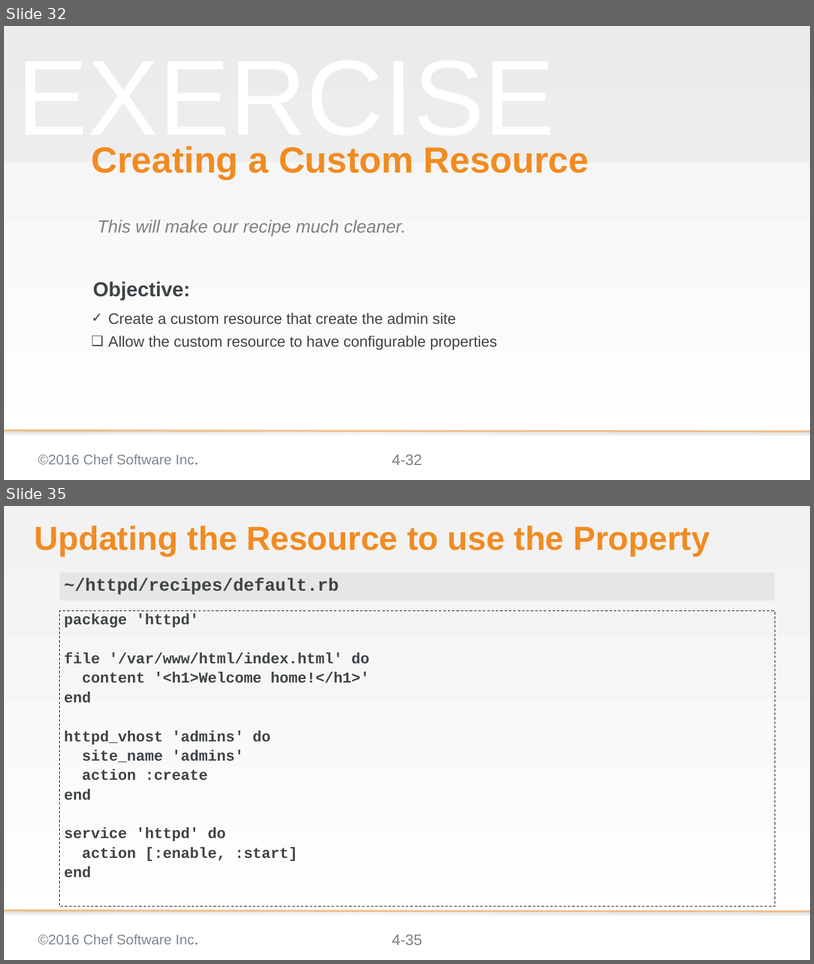
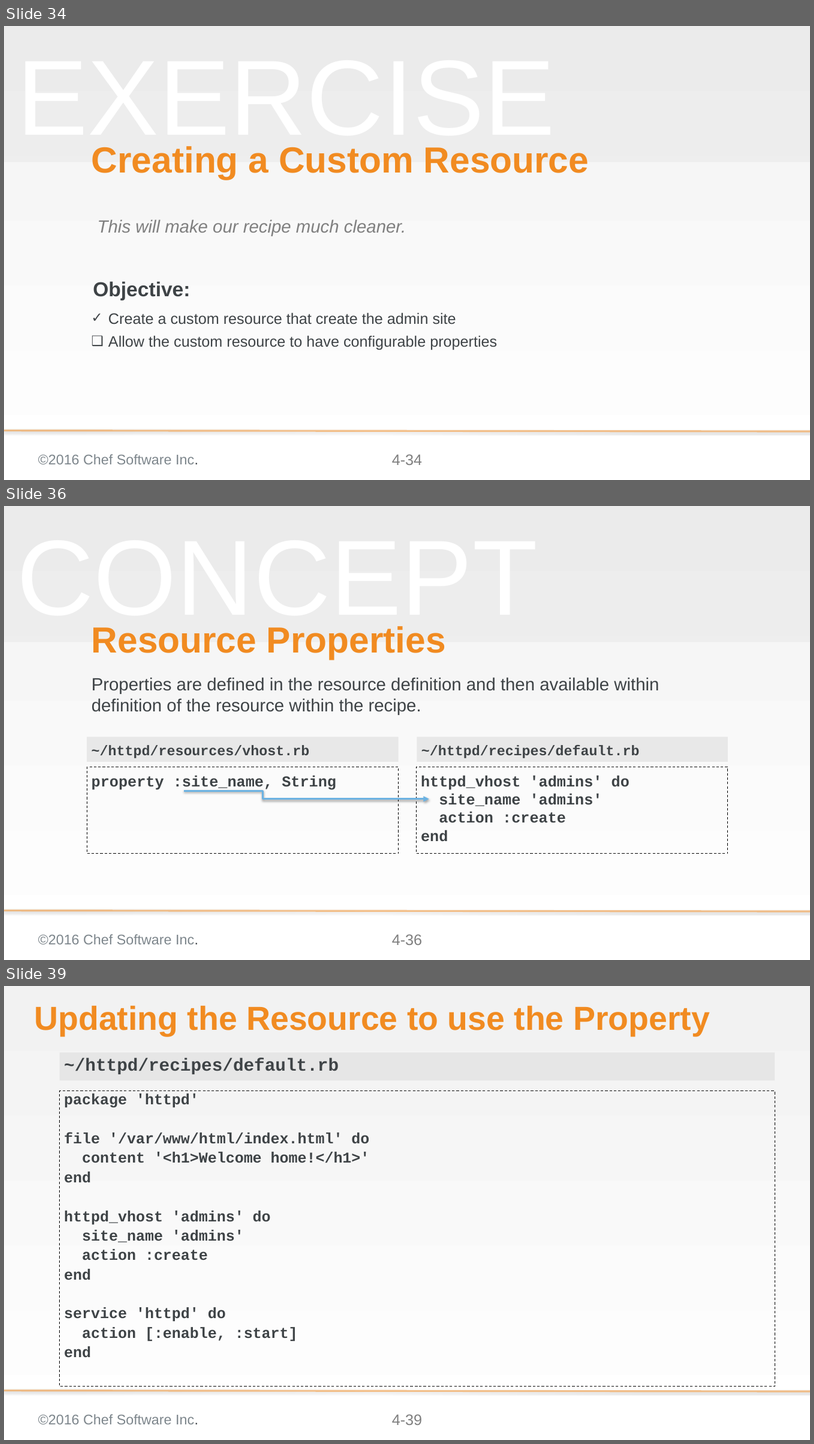
Before and after one commit to chef-training/extending_cookbooks, a slide deck: 04-creating_a_custom_resource.pptx. Shown one above the other, each under a label of ours: slides 32 and 35 before the commit, slides 34, 36 and 39 after it; the slides between them are not shown. The pictures are 814x964 and 814x1444 pixels, drawn with LibreOffice and Linux fonts; fonts in the diff are those of the drawing; background and template pictures are left out. Boxes give left, top, right and bottom in pixels: in the first picture for what was removed or moved away, otherwise in the second. Text is boxed around its words. In the diff, an @@ line names an element or a change of style, - is before the commit and + after.

Commit message:
Updates to modue 04 - conceptual slides
* Adds slides that talks about the resource collection and
  sub-resource collections
* Adds slides that talks about the property language
* Updates to the exercises for readability
* Adds quick explanation about how the welcome conf got there

```diff
--- a/04-creating_a_custom_resource.pptx
+++ b/04-creating_a_custom_resource.pptx
@@ slide 36 added at (x1=4, y1=506, x2=810, y2=960), background gradient #F2F2F2 to #FFFFFF; not listed: 4 template elements that a slide beside it also shows @@
@@ text added at (x1=17, y1=626, x2=537, y2=633), 169.3 pt, text #F2F2F2 at 50% opacity @@
+CONCEPT
@@ title added at (x1=92, y1=626, x2=446, y2=659), 57.6 pt, text #F18B21, bold @@
+Resource Properties
@@ subtitle added at (x1=92, y1=677, x2=659, y2=715), 28 pt, text #3E4346 @@
+Properties are defined in the resource definition and then available within definition of the resource within the recipe.
@@ rectangle added at (x1=87, y1=737, x2=399, y2=762), fill #D9D9D9 at 50% opacity, 22.2 pt, text #3E4346, bold @@
+~/httpd/resources/vhost.rb
@@ rectangle added at (x1=417, y1=737, x2=728, y2=762), fill #D9D9D9 at 50% opacity, 22.2 pt, text #3E4346, bold @@
+~/httpd/recipes/default.rb
@@ rectangle added at (x1=87, y1=767, x2=399, y2=853), outline #000000 1 pt dashed, 24 pt, text #3E4346, bold @@
+property :site_name, String
@@ rectangle added at (x1=416, y1=767, x2=728, y2=853), outline #000000 1 pt dashed, 24 pt, text #3E4346, bold @@
+httpd_vhost 'admins' do
+site_name 'admins'
+action :create
+end
@@ elbow arrow added from (184, 791) to (429, 799), #6BB2E2 3 pt @@
@@ what was slide 32 is now slide 34 @@
@@ page number at (x1=392, y1=454, x2=422, y2=465): text changed @@
-4-32
+4-34
@@ what was slide 35 is now slide 39 @@
@@ page number at (x1=392, y1=1414, x2=422, y2=1425): text changed @@
-4-35
+4-39
```
Also in this commit, not shown: 8 slides changed, 7 other slides added.
